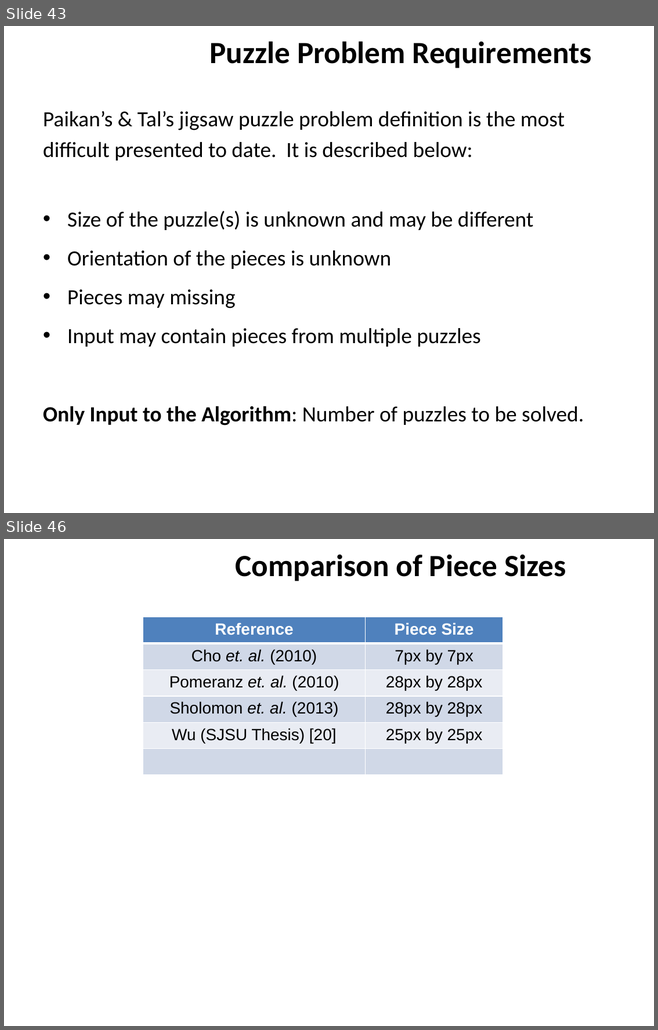
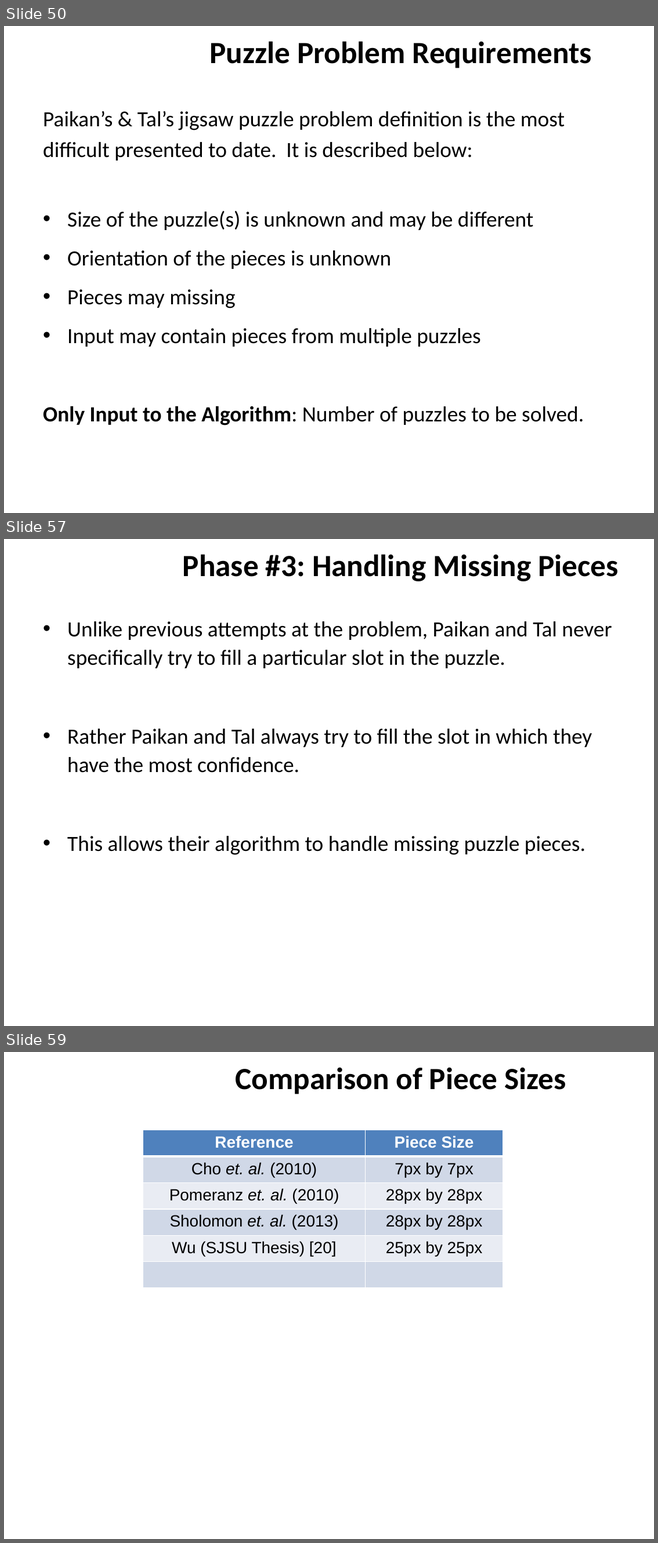
Before and after one commit to ZaydH/sjsu_thesis, a slide deck: Papers/Zayd_Hammoudeh_-_Square_Jigsaw_Puzzle_Problem_Literature_Review.pptx. Shown one above the other, each under a label of ours: slides 43 and 46 before the commit, slides 50, 57 and 59 after it; the slides between them are not shown. The pictures are 658x1030 and 658x1543 pixels, drawn with LibreOffice and Linux fonts; fonts in the diff are those of the drawing; background and template pictures are left out. Boxes give left, top, right and bottom in pixels: in the first picture for what was removed or moved away, otherwise in the second. Text is boxed around its words. In the diff, an @@ line names an element or a change of style, - is before the commit and + after.

Commit message:
Uploading literature review up to completion of the Paikan and Tal paper.

```diff
--- a/Papers/Zayd_Hammoudeh_-_Square_Jigsaw_Puzzle_Problem_Literature_Review.pptx
+++ b/Papers/Zayd_Hammoudeh_-_Square_Jigsaw_Puzzle_Problem_Literature_Review.pptx
@@ slide 57 added at (4, 539, 654, 1026), background #FFFFFF @@
@@ title added at (183, 554, 618, 581), 34.2 pt, text #000000, bold @@
+Phase #3: Handling Missing Pieces
@@ text added at (67, 621, 611, 855), 24 pt, text #000000 @@
+• Unlike previous attempts at the problem, Paikan and Tal never specifically try to fill a particular slot in the puzzle.
+• Rather Paikan and Tal always try to fill the slot in which they have the most confidence.
+• This allows their algorithm to handle missing puzzle pieces.
@@ what was slide 43 is now slide 50 @@
@@ what was slide 46 is now slide 59 @@
```
Also in this commit, not shown: 1 slide changed, 13 other slides added, 1 slide removed, 1 other file.
